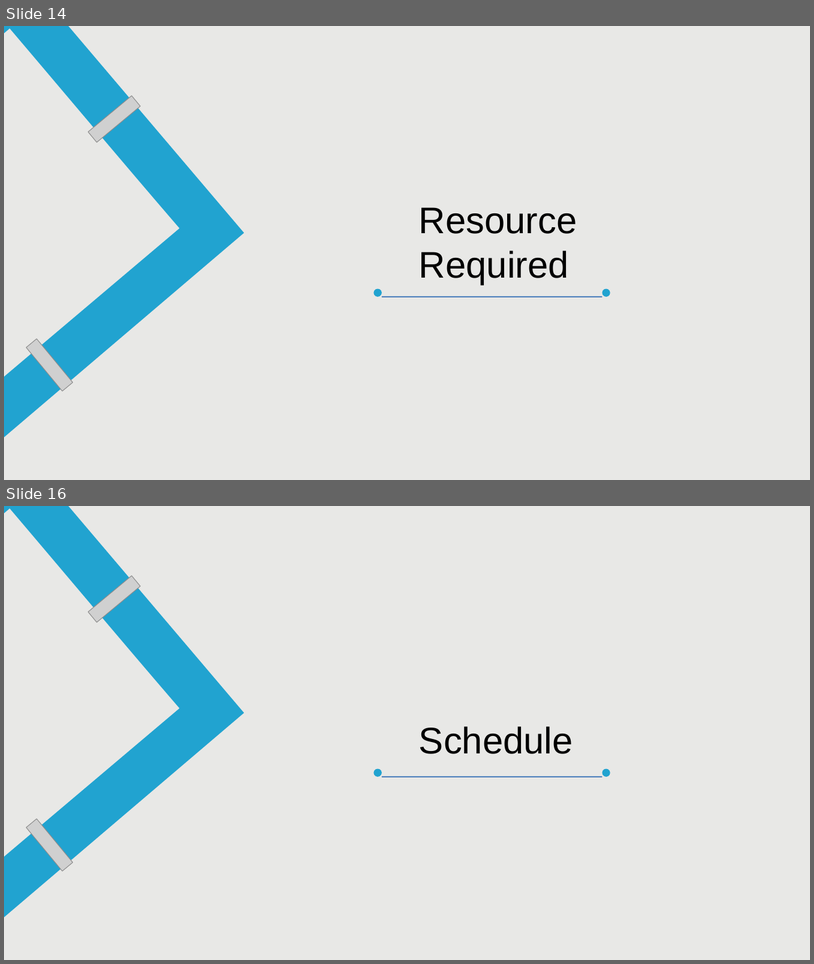
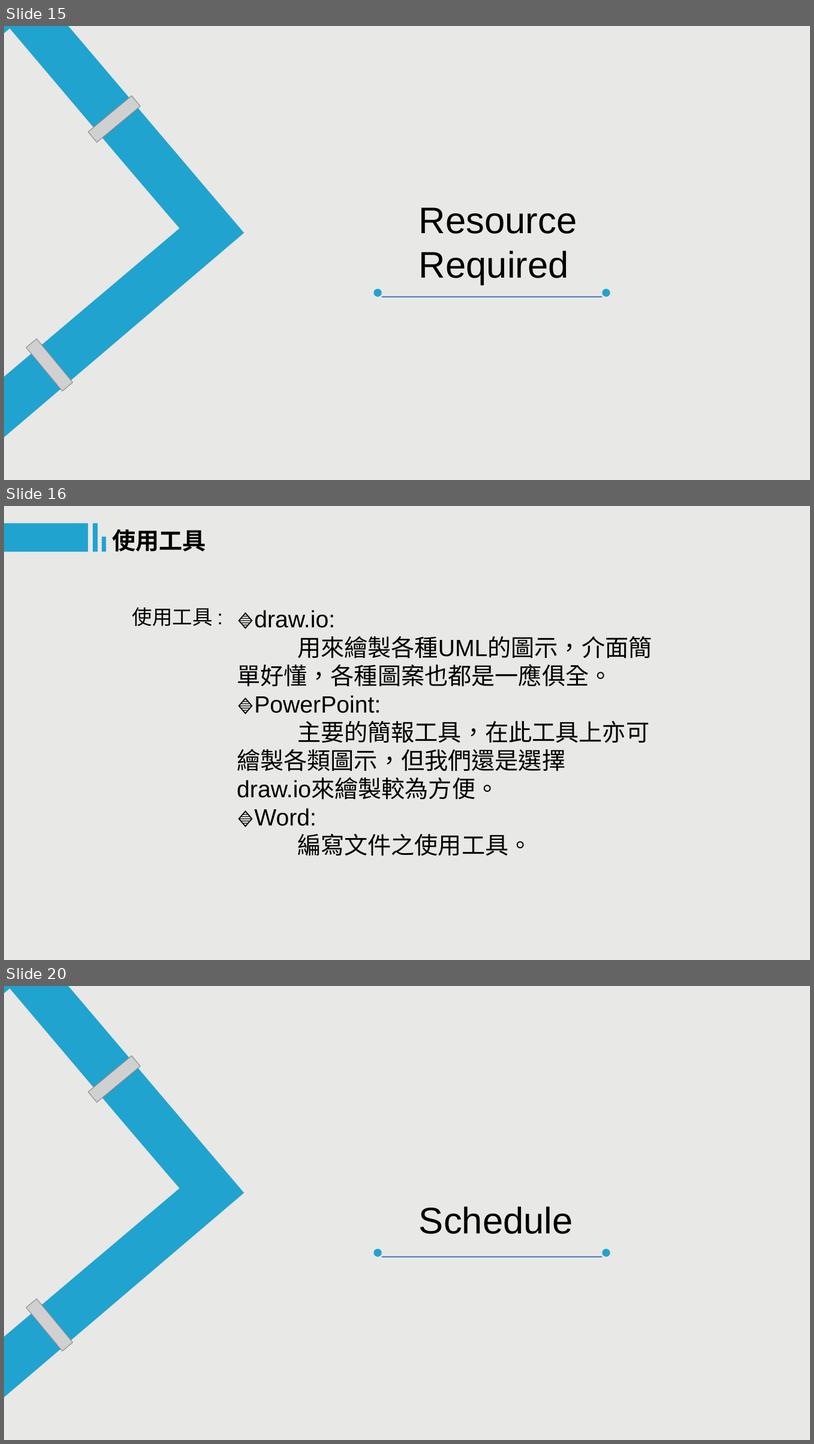
Before and after one commit to asps86101/107_SE_Team_6, a slide deck: 軟體工程期末報告第六組.pptx. Shown one above the other, each under a label of ours: slides 14 and 16 before the commit, slides 15, 16 and 20 after it; the slides between them are not shown. The pictures are 814x964 and 814x1444 pixels, drawn with LibreOffice and Linux fonts; fonts in the diff are those of the drawing; grey boxes stand for pictures. Boxes give left, top, right and bottom in pixels: in the first picture for what was removed or moved away, otherwise in the second. Text is boxed around its words. In the diff, an @@ line names an element or a change of style, - is before the commit and + after.

```diff
--- a/軟體工程期末報告第六組.pptx
+++ b/軟體工程期末報告第六組.pptx
@@ slide 16 added at (4,506,810,960), background #E8E8E6 @@
@@ rectangle added at (4,523,88,552), fill #21A3D0 @@
@@ rectangle added at (93,523,98,552), fill #21A3D0 @@
@@ rectangle added at (102,537,106,552), fill #21A3D0 @@
@@ text added at (112,529,206,552), 28 pt, text #000000, bold @@
+使用工具
@@ text added at (132,607,213,626), 24 pt, text #000000 @@
+使用工具 :
@@ text added at (237,610,653,856), 28 pt, text #000000 @@
+🔹draw.io:
+用來繪製各種UML的圖示，介面簡 單好懂，各種圖案也都是一應俱全。
+🔹PowerPoint:
+主要的簡報工具，在此工具上亦可 繪製各類圖示，但我們還是選擇 draw.io來繪製較為方便。
+🔹Word:
+編寫文件之使用工具。
@@ what was slide 14 is now slide 15 @@
@@ what was slide 16 is now slide 20 @@
```
Also in this commit, not shown: 4 slides changed, 4 other slides added, 1 slide removed.
